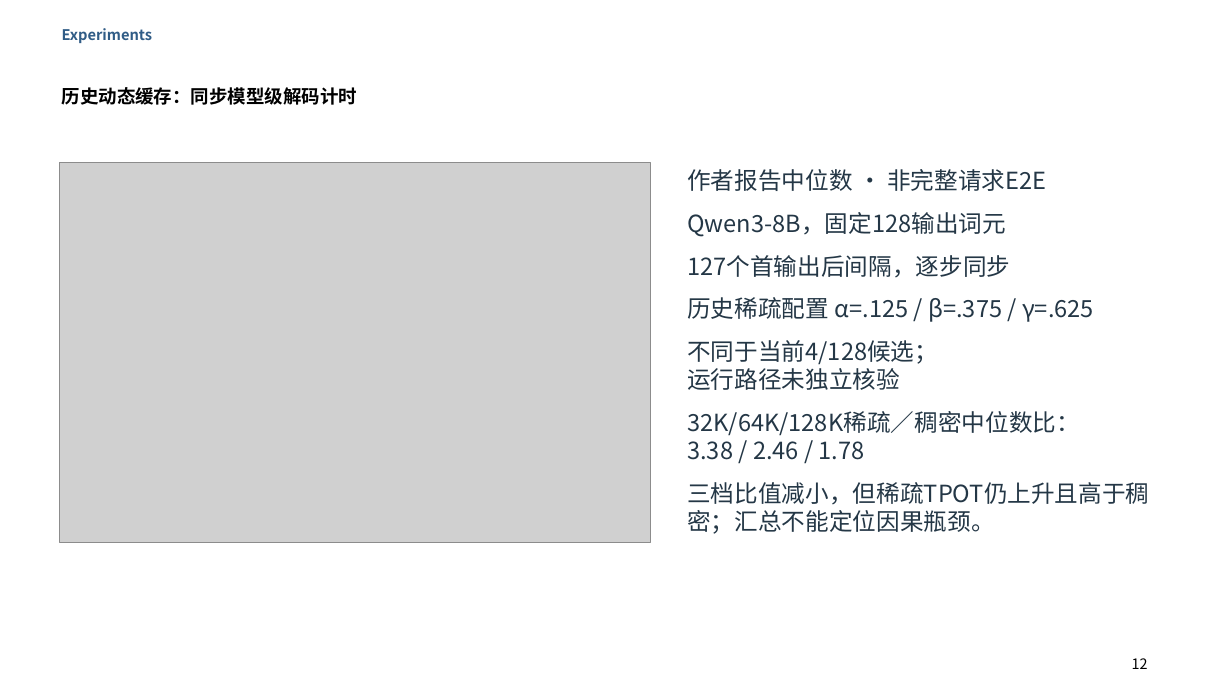
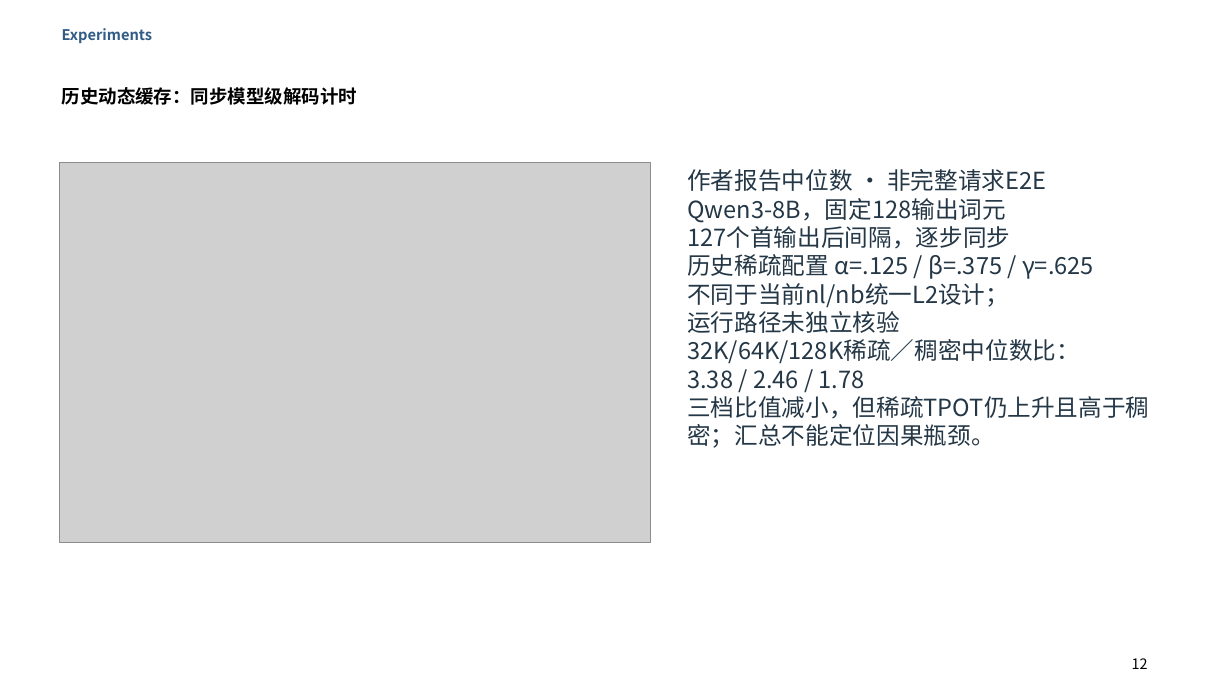
Before and after one commit to Chosen-David/two-level-attention, a slide deck: slide 12 of agent_doc/advice/dac_manuscript/presentation/TwoLevel_UserEdited_20261014.pptx. Drawn at 1232x693 pixels with LibreOffice and Linux fonts; fonts in the diff are those of the drawing; grey boxes stand for pictures. Boxes give left, top, right and bottom in pixels: in the first picture for what was removed or moved away, otherwise in the second. Text is boxed around its words. In the diff, an @@ line names an element or a change of style, - is before the commit and + after.

Commit message:
docs(dac): align nl/nb unified selection and Qwen3-8B scope

```diff
--- a/agent_doc/advice/dac_manuscript/presentation/TwoLevel_UserEdited_20261014.pptx
+++ b/agent_doc/advice/dac_manuscript/presentation/TwoLevel_UserEdited_20261014.pptx
@@ text at box(687, 169, 1149, 448): text changed @@
-作者报告中位数 · 非完整请求E2E
-Qwen3-8B，固定128输出词元
-127个首输出后间隔，逐步同步
-历史稀疏配置 α=.125 / β=.375 / γ=.625
-不同于当前4/128候选；
-运行路径未独立核验
-32K/64K/128K稀疏／稠密中位数比：
-3.38 / 2.46 / 1.78
-三档比值减小，但稀疏TPOT仍上升且高于稠密；汇总不能定位因果瓶颈。
+作者报告中位数 · 非完整请求E2E
+Qwen3-8B，固定128输出词元
+127个首输出后间隔，逐步同步
+历史稀疏配置 α=.125 / β=.375 / γ=.625
+不同于当前nl/nb统一L2设计；
+运行路径未独立核验
+32K/64K/128K稀疏／稠密中位数比：
+3.38 / 2.46 / 1.78
+三档比值减小，但稀疏TPOT仍上升且高于稠密；汇总不能定位因果瓶颈。
```
Also in this commit, not shown: 12 other slides changed, 59 other files.
